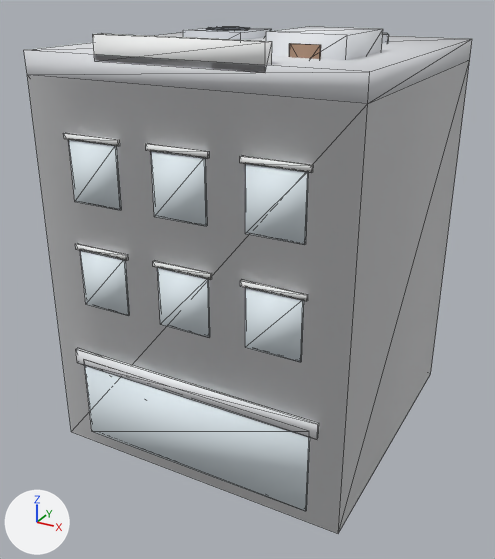
An edit to the glTF model assets/models/commercial-shop.glb, drawn before and after from the same camera.
The view is the same before and after, from a 50 mm camera at (12.0, -23.3, 17.5) aimed at (-0.3, -1.0, 6.3). The axes (+X, +Y, +Z) are drawn at lower left. The lights are the same throughout. The first picture is the older version. Mesh edges are drawn as thin lines. Where no turn or scale is listed for an object, it has been applied to the vertices. Vertices at exactly the same position are counted once.

In view in the first picture: 'geometry_0'.
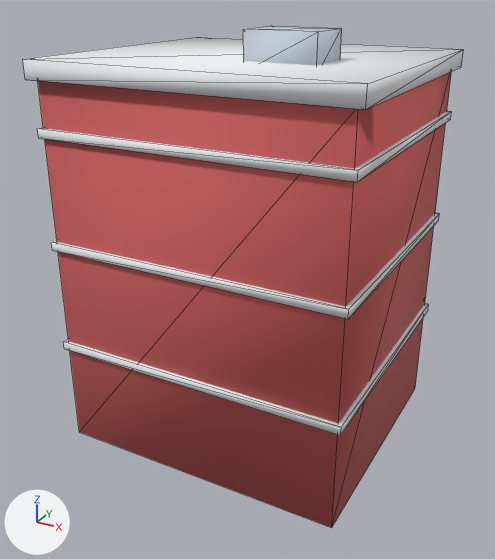
Boxes (x1, y1, x2, y2) around the edits, measured in the pictures (495 x 559 px; the box of a moved part takes in the faces that stretch with it):
'geometry_0', reshaped
    before: (24, 26, 472, 534)
    after: (23, 26, 464, 528)
part 1 of me_geometry_0, added (brown)
    after: (38, 72, 451, 528)
part 2 of me_geometry_0, added
    after: (63, 303, 429, 436)
part 3 of me_geometry_0, added
    after: (51, 212, 440, 319)
part 4 of me_geometry_0, added
    after: (37, 111, 452, 182)
part 5 of me_geometry_0, added
    after: (23, 37, 464, 110)
part 6 of me_geometry_0, moved or reshaped (not visible afterwards)
    before: (157, 268, 210, 337)
part 7 of me_geometry_0, moved or reshaped (not visible afterwards)
    before: (153, 260, 212, 280)
part 8 of me_geometry_0, moved or reshaped (not visible afterwards)
    before: (151, 151, 207, 226)
part 9 of me_geometry_0, moved or reshaped (not visible afterwards)
    before: (146, 143, 210, 158)
part 10 of me_geometry_0, added
    after: (243, 26, 342, 65)
part 11 of me_geometry_0, deleted
    before: (64, 26, 389, 511)
part 12 of me_geometry_0, moved or reshaped (not visible afterwards)
    before: (24, 32, 472, 534)

Diff of the bpy script that builds the scene:
```diff
--- a/assets/models/commercial-shop.glb.py
+++ b/assets/models/commercial-shop.glb.py
@@ me_geometry_0 @@
 # used by ob_geometry_0; location = (0.0, 0.0, 0.0)
-me_geometry_0.from_pydata(...)  # 200 vertices, 316 faces; spans x -6.0..6.0, y -6.0..6.0, z 0.0..16.0
+me_geometry_0.from_pydata(...)  # 216 vertices, 324 faces; spans x -6.0..6.0, y -6.0..6.0, z 0.0..16.0
+# me_geometry_0 part 1: a new loose piece, a box spanning x -5.7..5.7, y -5.7..4.4, z 0.0..14.4, in mat_sww_flat_vertex
+# me_geometry_0 part 2: a new loose piece, a box spanning x -5.85..5.85, y -5.87..4.51, z 4.02..4.35, in mat_sww_flat_vertex
+# me_geometry_0 part 3: a new loose piece, a box spanning x -5.85..5.85, y -5.87..4.51, z 8.21..8.53, in mat_sww_flat_vertex
+# me_geometry_0 part 4: a new loose piece, a box spanning x -5.85..5.85, y -5.87..4.51, z 12.4..12.72, in mat_sww_flat_vertex
+# me_geometry_0 part 5: a new loose piece, a box spanning x -6.0..6.0, y -6.0..4.64, z 14.37..15.02, in mat_sww_flat_vertex
+# me_geometry_0 part 6: the loose piece of 8 vertices spanning x -1.0..1.0, y -6.0..-5.9, z 6.4..8.5 is moved by (0.0, 10.3, -0.9)
+# me_geometry_0 part 7: the loose piece of 8 vertices spanning x -1.1..1.1, y -6.0..-5.9, z 8.5..8.7 is moved by (0.0, 10.4, -0.9)
+# me_geometry_0 part 8: the loose piece of 8 vertices spanning x -1.0..1.0, y -6.0..-5.9, z 10.3..12.5 is moved by (0.0, 10.3, -1.0)
+# me_geometry_0 part 9: the loose piece of 8 vertices spanning x -1.1..1.1, y -6.0..-5.9, z 12.5..12.7 is moved by (0.0, 10.4, -0.9)
+# me_geometry_0 part 10: a new loose piece, a box spanning x 0.7..3.3, y -3.0..-1.0, z 14.7..16.0, in mat_sww_flat_vertex
+# me_geometry_0 part 11: 17 loose pieces with 156 vertices, spanning x -5.5..5.5, y -6.0..5.5, z 0.5..16.0, are deleted
+# me_geometry_0 part 12: 12 vertices removed from x -6.0..6.0, y -5.9..6.0, z 0.0..15.3; 8 vertices added at x -5.3..5.3, y 4.4..6.0, z 3.1..4.0
+# other edits to the shape of me_geometry_0 do not show in these pictures
 me_geometry_0.materials.append(mat_sww_flat_vertex)
```
